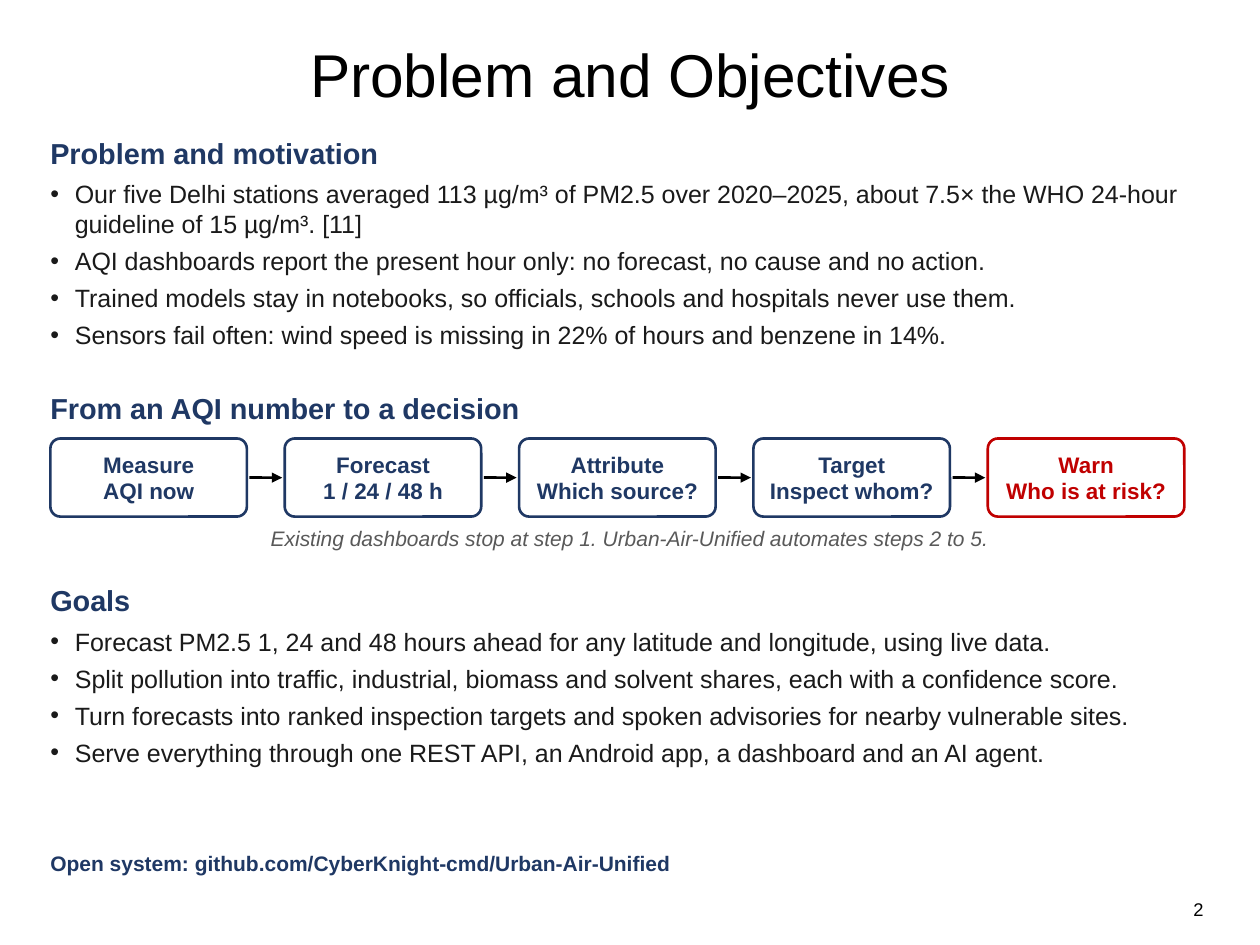
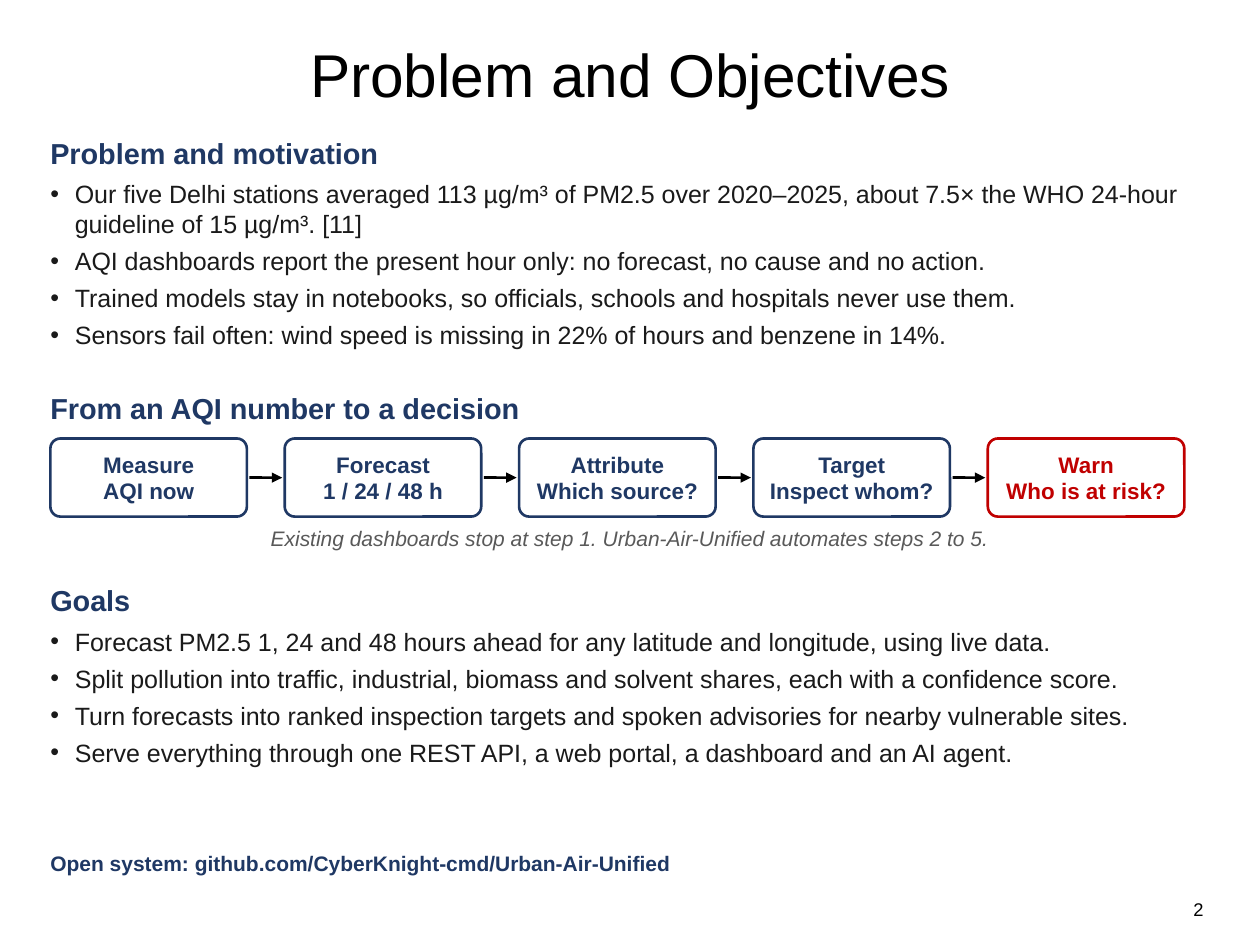
Before and after one commit to CyberKnight-cmd/Urban-Air-Unified, a slide deck: slide 2 of presentation/Urban_Air_Unified_Innovation_Project.pptx. Drawn at 1260x945 pixels with LibreOffice and Linux fonts; fonts in the diff are those of the drawing. Boxes give left, top, right and bottom in pixels: in the first picture for what was removed or moved away, otherwise in the second. Text is boxed around its words. In the diff, an @@ line names an element or a change of style, - is before the commit and + after.

```diff
--- a/presentation/Urban_Air_Unified_Innovation_Project.pptx
+++ b/presentation/Urban_Air_Unified_Innovation_Project.pptx
@@ text at box(75, 744, 1012, 768): text changed @@
-• Serve everything through one REST API, an Android app, a dashboard and an AI agent.
+• Serve everything through one REST API, a web portal, a dashboard and an AI agent.
```
Also in this commit, not shown: 8 other slides changed.
